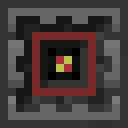
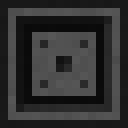
Before/after of a w=128, h=128 layered artwork. What changed in the layer stack:
showed group "effects" (14 layers) over [0, 0, 128, 128]
added group "printer" with 2 layers above "mcu" over [0, 0, 128, 128]
added layer "top" (1st of 12, in "printer") in group "printer" over [0, 0, 128, 128]
hid group "mcu" (5 layers) over [0, 0, 128, 128]
